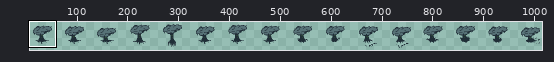
Sprite sheet: Assets/Sprites/Player.png. Above, an overview of the earlier version with the close-up marked.
Close-up. Before:
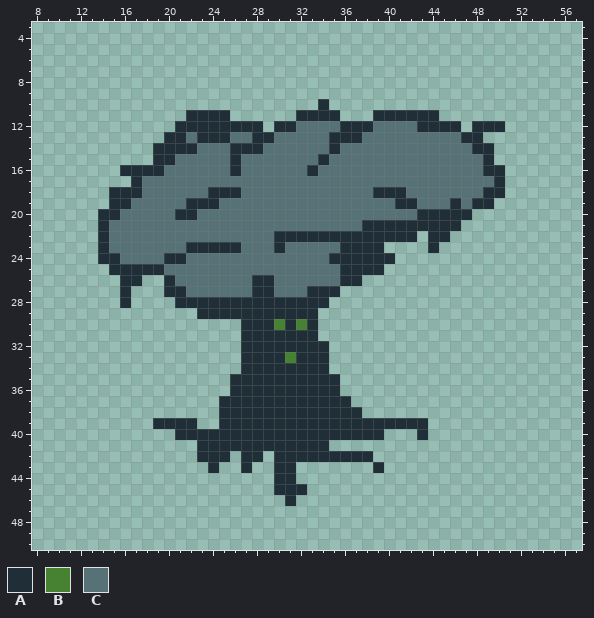
The file is 1024x64 pixels. Shown: x 8..57, y 3..50. The wide view leaves out empty margins. The commit also changed other parts of the picture, which this record leaves out.
Palette (. is transparent): A #202e37  B #468232  C #577277
After:
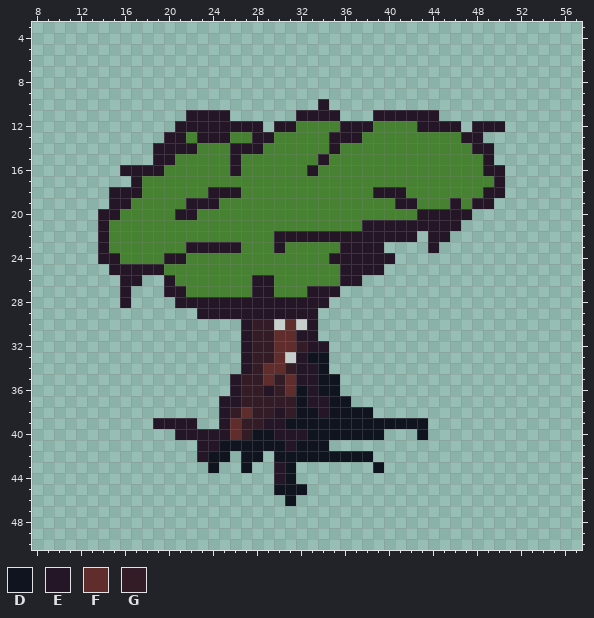
Colours new in this view: D #10141f  E #241527  F #602c2c  G #341c27
Diff:
colour B: #468232 -> #c7cfcc
colour C: #577277 -> #468232
Changed rows in their new state; - is a pixel that keeps its letter.
first column x 14:
10 --------------------E----------------
11 --------EEEE------EEEE---EEEEEE------
12 -------EEEEEEEE-EE----EEE----EEEE-EEE
13 ------EE-EEE--EE-----EEE---------EE--
14 -----EEEE---EEE------E------------EE-
15 -----EE-----E-------E--------------E-
16 --EEEE------E------E---------------EE
17 ---E--------------------------------E
18 -EEE------EEE------------EEE-------EE
19 -EE-----EEE----------------EE---E-EE-
20 EE-----EE--------------------EEEEE---
21 E-----------------------EEEEEEEEE----
22 E---------------EEEEEEEEEEEEE-EE-----
23 E-------EEEEE---E-----EEEE----E------
24 EE----EE-------------EEEEEE----------
25 -EEEEE----------------EEEE-----------
26 --EE--E-------EE------EE-------------
27 --E---EE------EE---EEE---------------
28 --E----EEEEEEEEEEEEEE----------------
29 ---------EEEEEEEEEEE-----------------
30 -------------EGG-F-E-----------------
31 -------------EGGFFEE-----------------
32 -------------EGGFFGEE----------------
33 -------------EGGF-EDD----------------
34 -------------EGFFGEED----------------
35 ------------EGGFGFEEDD---------------
36 ------------EGGEGFDEDD---------------
37 -----------EEGGGGGDEEDD--------------
38 -----------EGFGGEGDDEDDDD------------
39 -----EEEE--EFGGEEDDDDDDDDDDDDD-------
40 -------EEEEEFGDDEEEDDDDDDD---D-------
41 ---------EEDDDDDDEDDD----------------
42 ---------EDD-DD-DDDDDDDDD------------
43 ----------D--D--ED-------D-----------
44 ----------------ED-------------------
45 ----------------DDD------------------
46 -----------------D-------------------
Pixel boxes of the changes (left, top, right, bottom) in both close-ups:
changed: (98, 99, 505, 506)
